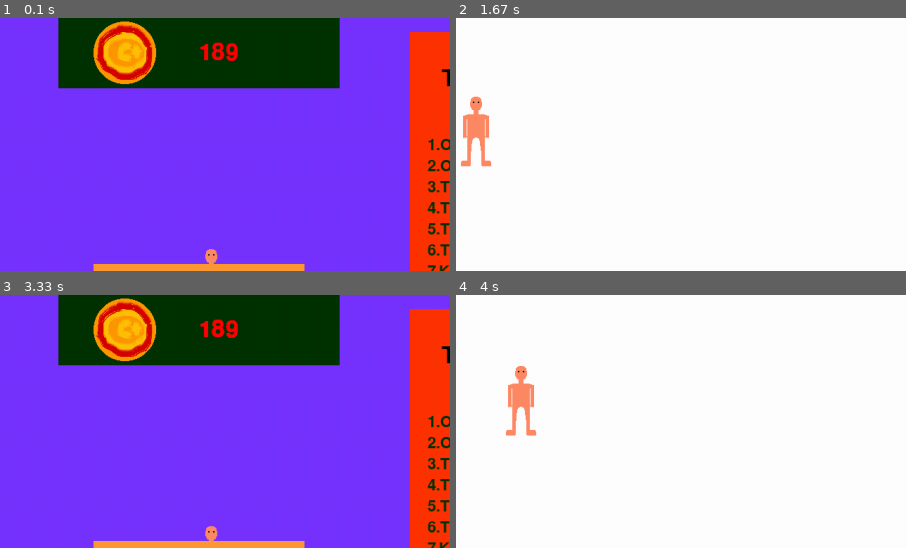
Above: before the commit, frames 1-4 (two rows, left to right).
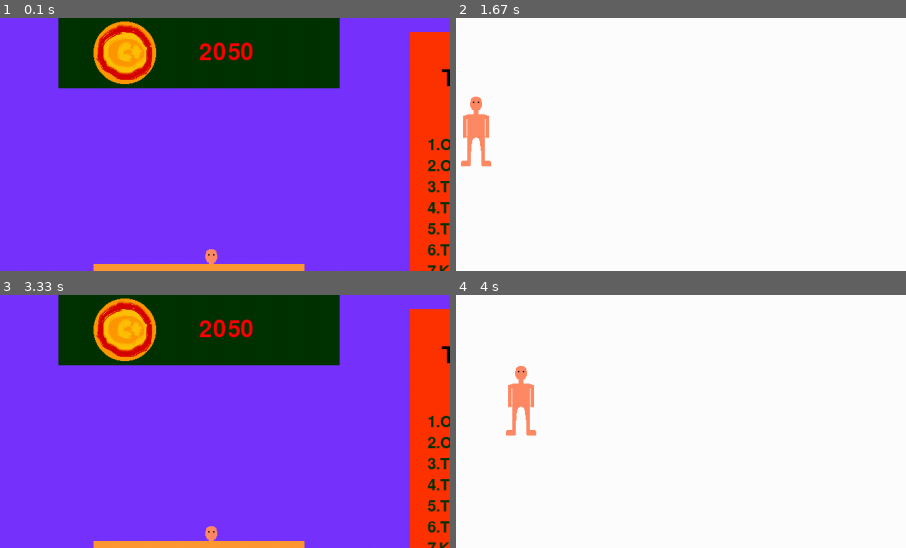
Above: after the commit, the same moments.

Repository: Muhammed19m/Pygame
Game: pygame game, started from cours/main.py
Same seed, same stepped clock (60 frames per second), same inputs: the game is played once before the commit and once after it.
Inputs (mouse positions are % of the whole screen's width and height, from its top left):
- Up to frame 1 (0.1 s): no input
- Up to frame 2 (1.67 s): press the mouse at (13, 83) at 0.37 s; move the mouse to (31, 72) at 0.47 s; release the mouse at (49, 61) at 0.6 s; hold A 0.67-1.2 s; press the mouse at (7, 21) at 1.27 s; move the mouse to (44, 47) at 1.37 s; release the mouse at (82, 74) at 1.5 s; hold S from 1.57 s (still down)
- Up to frame 3 (3.33 s): release S at 1.87 s; hold A 1.9-2.3 s; hold W 2.33-2.7 s; hold Esc from 2.73 s (still down); hold D from 2.73 s (still down)
- Up to frame 4 (4 s): release Esc at 3.37 s; release D at 3.37 s; press the mouse at (7, 21) at 3.43 s; move the mouse to (30, 23) at 3.53 s; move the mouse to (54, 25) at 3.63 s; release the mouse at (54, 25) at 3.67 s; click (13, 83) at 3.78 s
The pictures show only the part of the screen within x 28-78%, y 0-50%; the shares and areas given below are measured in that part.

The runs differ from the first frame. In frame 1, 0.6% of the frame differs, in the area x 44-57%, y 9-17%; in frame 2, nothing differs; in frame 3, 0.6%; in frame 4, nothing differs.

Commit message:
Add files via upload

Diff:
--- a/cours/button.py
+++ b/cours/button.py
@@ -14,24 +14,39 @@
 additional_png = {name[:-4]: pygame.image.load('images\\additional\\'+name) for name in additional_pngn}
 del additional_pngn
 
-
+additional_pngn = os.listdir('images\\shop')
+shop_png = {name[:-4]: pygame.image.load('images\\shop\\'+name) for name in additional_pngn}
+del additional_pngn
 
 
 
 class ImageButton:
-    def __init__(self, image, cord: tuple, size=(100, 100)):
+    def __init__(self, image, cord: tuple, price=None, text=None, size=(100, 100), color=(255,255,255)):
         self.image = image
+        self.size = size
         self.cord_x, self.cord_y = cord
-        self.height = image.get_height()
-        self.width = image.get_width()
-        self.h_w = size
-        self.surf = pygame.Surface(self.h_w)
-        self.surf.blit(self.image, (0, 0))
+        self.height = self.size[1]
+        self.width = self.size[0]
+        self.surf = pygame.Surface(size)
+        self.surf.fill(color)
+        if size[0]>100: self.surf.blit(self.image, (0,0))
+        else: self.surf.blit(self.image, cord_wath((self.image.get_width(), self.image.get_height())))
+        names_font = pygame.font.Font(None, 28)
+        if text != None:
+            self.text = text
+            text = text.rjust(len(text)+(15-len(text))//2, ' ')
+            self.surf.blit(names_font.render(text, 1, (0, 0, 0)), (0, 80))
+        if price != None:
+            self.price = price
+            price = 'price: '+price
+            self.surf.blit(names_font.render(price, 1, (0, 0, 0)), (0, 5))
+
+
     def render(self):
         window.blit(self.surf, (self.cord_x, self.cord_y))
 
     def press(self, position_mouse, press_mouse):
-        if position_mouse[0] > self.cord_x and position_mouse[0] < self.cord_x + self.width:
+        if position_mouse[0] > self.cord_x and position_mouse[0] < self.cord_x + self.size[1]:
             if position_mouse[1] > self.cord_y and position_mouse[1] < self.cord_y + self.height:
                 if press_mouse[0]:
                     return True
@@ -225,6 +240,8 @@
         self.surf.fill((0, 51, 0))
         self.surf.blit(additional_png['coin'], (50, 5))
     def render(self):
+        self.surf.fill((0, 51, 0))
+        self.surf.blit(additional_png['coin'], (50, 5))
         self.surf.blit(pygame.font.Font(None, 48).render(str(self.moneys), 1, (255, 0,0 )), (200, 33))
         window.blit(self.surf, self.cord)
 
@@ -233,17 +250,37 @@
 
 
 
-
+def cord_wath(size_image, size_yach=(100, 100)):
+    return (size_yach[0]//2-size_image[0]//2, size_yach[1]//2-size_image[1]//2)
 
 
 
 class Market:
-    def __init__(self):
-        pass
+    def __init__(self, moneys):
+        self.moneys = moneys
+        self.bought = {}
+
     def start(self):
         exit = Button((SIZE[0]//2-100, SIZE[1]//2+200, 200, 100), (255, 153, 51), 'Exit', 48, width_text=45)
+        tim = time.time()
+        title_font = pygame.font.Font(None, 100)
+        title = title_font.render('Shop', 1, (0,255,0))
+
+        prices = {'armor': 100, 'boot': 50, 'glock': 100, 'helmet': 100, 'short': 75, 'm1': 200}
+
+        cells = []
+        x, y = 50, 200
+        for i in shop_png.items():
+            cells.append(ImageButton(i[1], (x, y), text=i[0], price=str(prices[i[0]])))
+            x += 125
+            if x > SIZE[0]-150:
+                x, y = 50, y+130
+
+
+        money = Money((SIZE[0]//2-200, SIZE[1]//2+100), self.moneys)
 
         while True:
+            window.fill((51, 51, 153))
             keys = pygame.key.get_pressed()
             poss = pygame.mouse.get_pos()
             press = pygame.mouse.get_pressed()
@@ -251,15 +288,23 @@
                 if event.type == pygame.QUIT:
                     pygame.quit()
                     exit()
-
-            window.fill((51, 51, 153))
-            if keys[pygame.K_ESCAPE]: break
-
+            window.blit(title, (SIZE[0]//2-100, 50))
+            money.render()
+
+
+
+
+            if keys[pygame.K_ESCAPE]: return self.bought, self.moneys
             exit.render()
-            if exit.press(poss, press): break
-
-
-
-
+            if exit.press(poss, press) and time.time()-tim > 0.3: return self.bought, self.moneys
+
+
+            for i in cells:
+                i.render()
+
+                if i.press(poss, press) and self.moneys>=int(i.price) and i.text not in self.bought:
+                    self.bought[i.text] = i.image
+                    self.moneys -= int(i.price)
+                    money.moneys = self.moneys
 
             pygame.display.update()
--- /dev/null
+++ b/cours/inventory.py
@@ -0,0 +1,52 @@
+import pygame
+import time
+from button import Button, ImageButton
+from player import Player
+pygame.init()
+
+class Inventory:
+    def __init__(self, SIZE, players_images, inventory):
+        self.inventory = inventory
+        self.player_images = players_images
+        self.SIZE = SIZE
+        self.player = Player('Muhammed', (SIZE[0]//2-50, SIZE[1]//2))
+        self.put_on = {}
+    def start(self, window, inventory):
+        self.inventory = inventory
+
+
+        exit = Button((self.SIZE[0]//2-100, self.SIZE[1]//2+200, 200, 100), (255, 153, 51), 'Exit', 48, width_text=45)
+
+        tim = time.time()
+
+        cells = []
+        x, y = 50, 200
+        for i in self.inventory.items():
+            cells.append(ImageButton(i[1], (x, y), text=i[0]))
+            x += 125
+            if x > self.SIZE[0] - 150:
+                x, y = 50, y + 130
+
+        while True:
+            keys = pygame.key.get_pressed()
+            poss = pygame.mouse.get_pos()
+            press = pygame.mouse.get_pressed()
+            for event in pygame.event.get():
+                if event.type == pygame.QUIT:
+                    exit()
+            window.fill((51, 51, 153))
+
+            self.player.render(window, self.player_images, self.put_on)
+            exit.render()
+            if exit.press(poss, press) and time.time()-tim>0.3: return self.put_on
+            if keys[pygame.K_ESCAPE]: return self.put_on
+
+            for i in cells:
+                i.render()
+                if i.press(poss, press) and i.text not in self.put_on:
+                    self.put_on[i.text] = i.image
+
+
+
+
+            pygame.display.update()
--- a/cours/main.py
+++ b/cours/main.py
@@ -1,12 +1,13 @@
 import pygame
 import time
 import os
-import random
 import json
 import pyautogui
 import button
 from button import ImageButton, Button, globalization, TextBox, Text, Top, Money, Market
 from autorization import Reg
+from inventory import Inventory
+from player import Player
 
 pygame.init()
 pygame.font.init()
@@ -62,12 +63,13 @@
         self.prof = ImageButton(profile_photo, (20, 20), size=(200, 200))
         #self.name_profile = Text('Player', (20, 230), 40)
         self.enter_name = False
-
-
-        self.market = Market()
+        self.moneys = 2050
+
+        self.market = Market(self.moneys)
 
         self.reg = Reg(height, width)
 
+        self.inventory = {}
 
 
     def start(self):
@@ -84,10 +86,13 @@
                    'Тяночка10': 145,
                    }
         top = Top((SIZE[0]-340, 20), (320, 550), players)
-        moneys = Money((SIZE[0]/2-200, 0), 189)
         reg_button = Button((20, 240, 200, 80), (255, 153, 51), 'Регистрация', 24, width_text=25)
 
-
+        inventory_m = Inventory(SIZE, player_images, self.inventory)
+        tim = time.time()
+
+
+        self.put_on = {}
 
         while True:
             position_mouse = pygame.mouse.get_pos()
@@ -98,13 +103,13 @@
                     exit()
             window.fill((119, 51, 255))
 
-            moneys.render()
+            Money((SIZE[0]/2-200, 0), self.moneys).render()
 
 
             for button in self.buttons_ready:
                 if button.name_button('Играть') and button.press(position_mouse, press_mouse):
                     self.enter_name = False
-                    game.start('Вадик')
+                    game.start('Вадик', self.put_on)
 
 
 
@@ -132,6 +137,8 @@
             reg_button.render()
             if reg_button.press(position_mouse, press_mouse):
                 self.reg.start(window)
+                tim = time.time()
+
 
 
 
@@ -145,8 +152,15 @@
             #-------------------------
 
 
-            if self.buttons_ready[3].press(position_mouse, press_mouse):
-                self.market.start()
+            if self.buttons_ready[3].press(position_mouse, press_mouse) and time.time()-tim > 0.3:
+                self.inventory, self.moneys = self.market.start()
+                tim = time.time()
+
+            if self.buttons_ready[4].press(position_mouse, press_mouse) and time.time()-tim > 0.3:
+                self.put_on = inventory_m.start(window, self.inventory)
+                tim = time.time()
+
+
 
             if self.prof.press(position_mouse, press_mouse):
                 pass
@@ -158,82 +172,6 @@
 
 
 
-
-
-
-
-class Player:
-    font = pygame.font.Font(None, 24)
-    def __init__(self, name: str, first_cord: tuple, HP=100):
-        self.x, self.y = first_cord
-        name.title()
-        self.name = name
-        self.image = 'stop'
-        self.timer = 0
-    def render(self):
-        window.blit(player_images[self.image], [self.x, self.y])
-
-    def move(self, keys, press_mouse, pos):
-        if keys[pygame.K_w] and self.y > 0: self.y -= 1
-        if keys[pygame.K_s] and self.y < 1000: self.y += 1
-        if keys[pygame.K_a] and self.x > 0:
-            self.x -= 1
-            if self.timer < 15:
-                self.image = 'goL1'
-            else:
-                self.image = 'goL2'
-                if self.timer == 30: self.timer = 0
-            self.timer += 1
-        if keys[pygame.K_d] and self.x < 2000:
-            self.x += 1
-            if self.timer < 15: self.image = 'goR1'
-            else:
-                self.image = 'goR2'
-                if self.timer == 30: self.timer = 0
-            self.timer += 1
-        else: self.image = 'stop'
-        if press_mouse[2]:
-            if pos[0] > self.x:
-                self.image = 'wR'
-                window.blit(weapons['m1R'], (self.x+50, self.y+25))
-            else:
-                self.image = 'wL'
-                window.blit(weapons['m1L'], (self.x+9, self.y+25))
-
-
-
-    def cursor(self, position_mouse):
-        if position_mouse[0] > self.x and position_mouse[0] < self.x + 100:
-            if position_mouse[1] > self.y and position_mouse[1] < self.y + 100:
-                self.render_name()
-
-    def render_name(self):
-        window.blit(Player.font.render(self.name, 1, (0, 153, 51)), (self.x+15, self.y-25))
-
-
-    def auto_move(self, keys):
-        if keys[pygame.K_UP] and self.y > 0:
-            self.y -= 1
-        if keys[pygame.K_DOWN] and self.y < SIZE[1] - 64:
-            self.y += 1
-        if keys[pygame.K_LEFT] and self.x > 0:
-            self.x -= 1
-            if self.timer < 15:
-                self.image = 'goL1'
-            else:
-                self.image = 'goL2'
-                if self.timer == 30: self.timer = 0
-            self.timer += 1
-        if keys[pygame.K_RIGHT] and self.x < SIZE[0] - 32:
-            self.x += 1
-            if self.timer < 15:
-                self.image = 'goR1'
-            else:
-                self.image = 'goR2'
-                if self.timer == 30: self.timer = 0
-            self.timer += 1
-        else:
-            self.image = 'stop'
 
 
 
@@ -252,7 +190,7 @@
 
 
 
-    def start(self, name):#, players={'Muhammed': {self.player.x}}):
+    def start(self, name, put_on):#, players={'Muhammed': {self.player.x}}):
         self.player.name = name
         player2 = Player(' Кирилл', (400, 100))
         while True:
@@ -268,13 +206,13 @@
             #scroll[1] += int(self.player.y)
 
 
-            self.player.cursor(mouse_pos)
-            self.player.render()
-            self.player.move(keys, press_mouse, mouse_pos)
-
-            player2.render()
-            player2.cursor(mouse_pos)
-            player2.move(keys, press_mouse, mouse_pos)
+            self.player.cursor(mouse_pos, window)
+            self.player.render(window, player_images, put_on)
+            self.player.move(keys, press_mouse, mouse_pos, window, weapons)
+
+            player2.render(window, player_images, put_on)
+            player2.cursor(mouse_pos, window)
+            player2.move(keys, press_mouse, mouse_pos, window, weapons)
         #    self.text.auto_move(keys)
          #   self.text.render()
           #  self.text.cursor(mouse_pos)
--- /dev/null
+++ b/cours/player.py
@@ -0,0 +1,110 @@
+import pygame
+
+
+class Player:
+    font = pygame.font.Font(None, 24)
+    def __init__(self, name: str, first_cord: tuple, inventory={}, HP=100):
+        self.x, self.y = first_cord
+        name.title()
+        self.name = name
+        self.image = 'stop'
+        self.timer = 0
+
+
+
+    def render(self, window, player_images, inventory={}):
+        window.blit(player_images[self.image], [self.x, self.y])
+        for name, image in inventory.items():
+            if name == 'helmet':
+                cord = (self.x+50-10, self.y-2)
+                window.blit(image, cord)
+            elif name == 'armor':
+                cord = (self.x+50-13, self.y+25)
+                window.blit(image, cord)
+            elif name == 'short':
+                cord = (self.x+50-13, self.y+52)
+                window.blit(image, cord)
+            elif name == 'boot':
+                if self.image=='stop':
+                    window.blit(image, (self.x+27, self.y+93))
+                    window.blit(image, (self.x+57, self.y+93))
+                elif self.image == 'goL1':
+                    window.blit(image, (self.x + 15, self.y + 80))
+                    window.blit(image, (self.x + 57, self.y + 93))
+                elif self.image == 'goL2':
+                    window.blit(image, (self.x + 27, self.y + 93))
+                    window.blit(image, (self.x + 57, self.y + 93))
+                elif self.image == 'goR1':
+                    window.blit(image, (self.x + 40, self.y + 93))
+                    window.blit(image, (self.x + 72, self.y + 82))
+                elif self.image == 'goR2':
+                    window.blit(image, (self.x + 47, self.y + 80))
+                    window.blit(image, (self.x + 60, self.y + 93))
+                elif self.image == 'wL':
+                    window.blit(image, (self.x + 28, self.y + 93))
+                    window.blit(image, (self.x + 47, self.y + 93))
+                elif self.image == 'wR':
+                    window.blit(image, (self.x + 38, self.y + 93))
+                    window.blit(image, (self.x + 57, self.y + 93))
+
+    def move(self, keys, press_mouse, pos, window, weapons):
+        if keys[pygame.K_w] and self.y > 0: self.y -= 1
+        if keys[pygame.K_s] and self.y < 1000: self.y += 1
+        if keys[pygame.K_a] and self.x > 0:
+            self.x -= 1
+            if self.timer < 15:
+                self.image = 'goL1'
+            else:
+                self.image = 'goL2'
+                if self.timer == 30: self.timer = 0
+            self.timer += 1
+        if keys[pygame.K_d] and self.x < 2000:
+            self.x += 1
+            if self.timer < 15: self.image = 'goR1'
+            else:
+                self.image = 'goR2'
+                if self.timer == 30: self.timer = 0
+            self.timer += 1
+        else: self.image = 'stop'
+        if press_mouse[2]:
+            if pos[0] > self.x:
+                self.image = 'wR'
+                window.blit(weapons['m1R'], (self.x+50, self.y+25))
+            else:
+                self.image = 'wL'
+                window.blit(weapons['m1L'], (self.x+9, self.y+25))
+
+
+
+    def cursor(self, position_mouse, window):
+        if position_mouse[0] > self.x and position_mouse[0] < self.x + 100:
+            if position_mouse[1] > self.y and position_mouse[1] < self.y + 100:
+                self.render_name(window)
+
+    def render_name(self, window):
+        window.blit(Player.font.render(self.name, 1, (0, 153, 51)), (self.x+15, self.y-25))
+
+
+    def auto_move(self, keys, SIZE):
+        if keys[pygame.K_UP] and self.y > 0:
+            self.y -= 1
+        if keys[pygame.K_DOWN] and self.y < SIZE[1] - 64:
+            self.y += 1
+        if keys[pygame.K_LEFT] and self.x > 0:
+            self.x -= 1
+            if self.timer < 15:
+                self.image = 'goL1'
+            else:
+                self.image = 'goL2'
+                if self.timer == 30: self.timer = 0
+            self.timer += 1
+        if keys[pygame.K_RIGHT] and self.x < SIZE[0] - 32:
+            self.x += 1
+            if self.timer < 15:
+                self.image = 'goR1'
+            else:
+                self.image = 'goR2'
+                if self.timer == 30: self.timer = 0
+            self.timer += 1
+        else:
+            self.image = 'stop'
Binary file added: cours/images/player/armL.png
Binary file added: cours/images/player/armR.png
Binary file added: cours/images/shop/armor.png
Binary file added: cours/images/shop/boot.png
Binary file added: cours/images/shop/glock.png
Binary file added: cours/images/shop/helmet.png
Binary file added: cours/images/shop/m1.png
Binary file added: cours/images/shop/short.png
Binary file added: cours/images/weapon/glockL.png
Binary file added: cours/images/weapon/glockR.png
